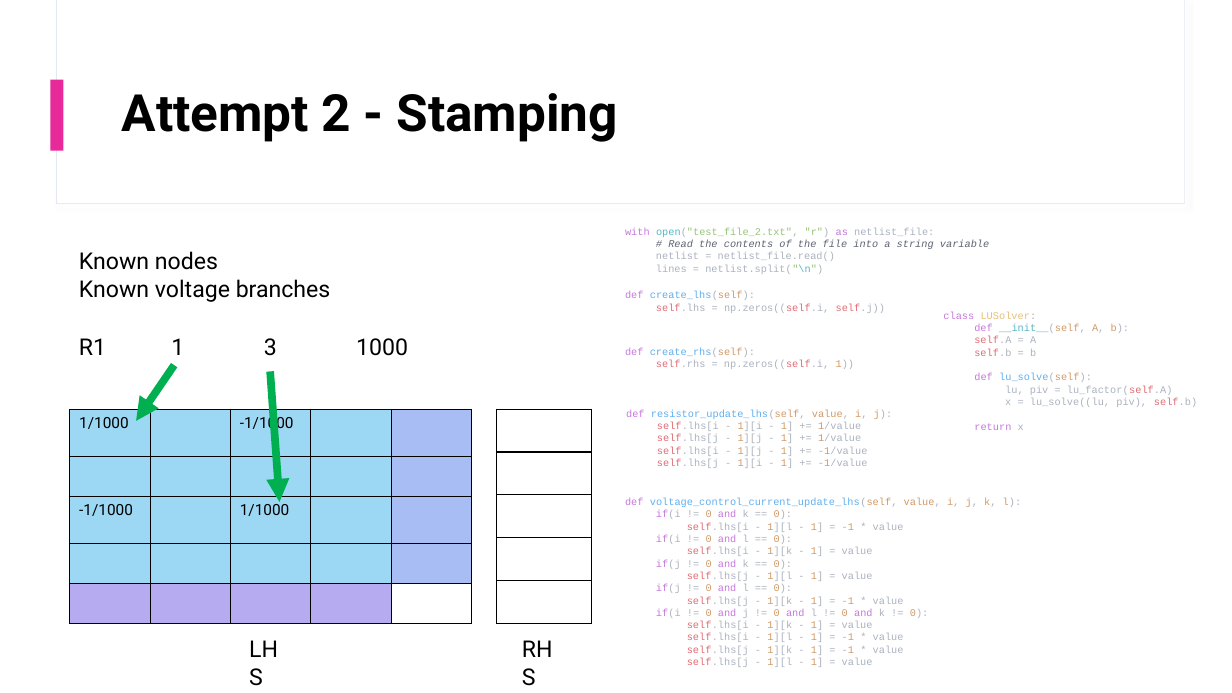
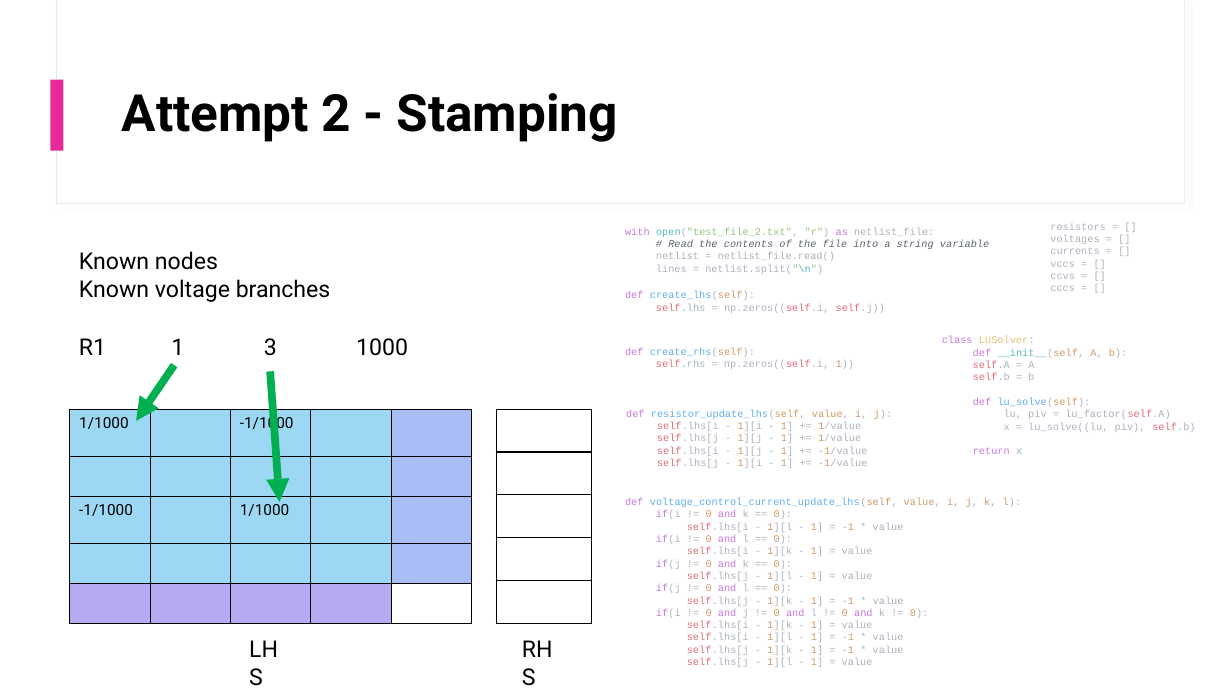
Before and after one commit to mguo5/ee537, a slide deck: slide 3 of HW1.pptx. Drawn at 1232x693 pixels with LibreOffice and Linux fonts; fonts in the diff are those of the drawing. Boxes give left, top, right and bottom in pixels: in the first picture for what was removed or moved away, otherwise in the second. Text is boxed around its words. In the diff, an @@ line names an element or a change of style, - is before the commit and + after.

```diff
--- a/HW1.pptx
+++ b/HW1.pptx
@@ text added at [1050, 223, 1106, 291], 8 pt, text #ABB2BF @@
+resistors = []
+voltages = []
+currents = []
+vccs = []
+ccvs = []
+cccs = []
@@ text "class LUSolver:": place and size @@
-text "class LUSolver:" at [943, 312, 1197, 430]
+text "class LUSolver:" at [942, 336, 1195, 454]
```
Also in this commit, not shown: 2 other slides changed, 2 other files.
